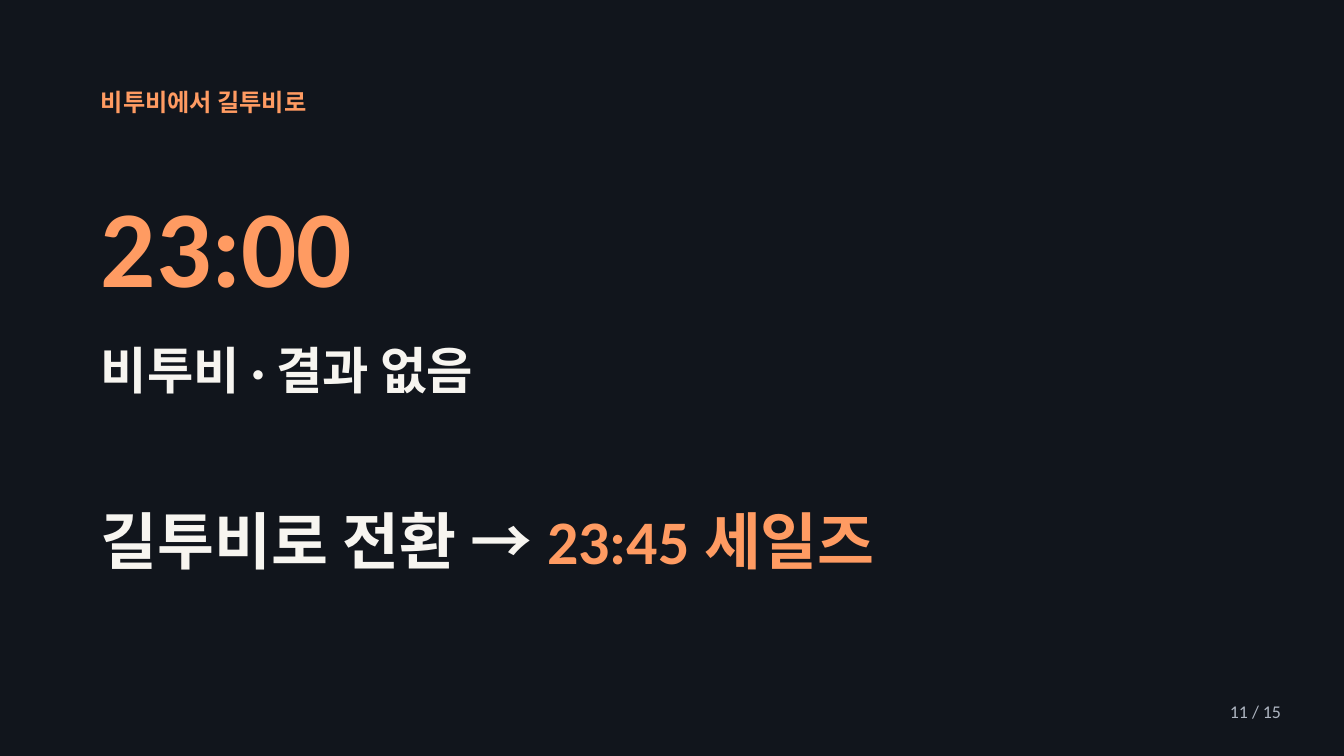
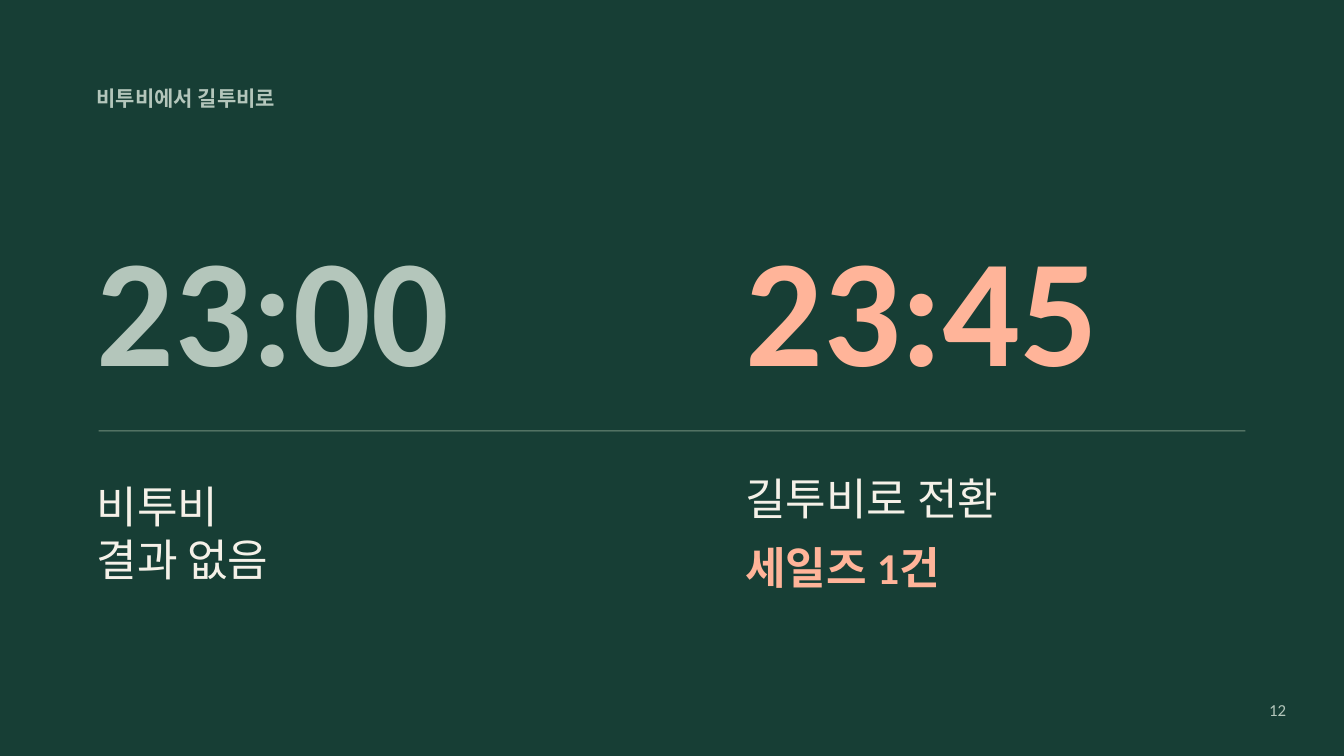
Before and after one commit to jaeyoung5178-bot/Presence, a slide deck: slide 12 of education/mentality/nozero400/NoZero-400Days.pptx (slide 11 before the commit). Drawn at 1344x756 pixels with LibreOffice and Linux fonts; fonts in the diff are those of the drawing. Boxes give left, top, right and bottom in pixels: in the first picture for what was removed or moved away, otherwise in the second. Text is boxed around its words. In the diff, an @@ line names an element or a change of style, - is before the commit and + after.

```diff
--- a/education/mentality/nozero400/NoZero-400Days.pptx
+++ b/education/mentality/nozero400/NoZero-400Days.pptx
@@ background #11151C to #173E35 @@
@@ text "비투비에서 길투비로" at [97,88,275,108]: size 17.2 to 15 pt, text colour #FF9B62 to #B4C6BB @@
@@ text "23:00": place and size @@
-text "23:00" at [101,215,352,288]
+text "23:00" at [97,265,449,367]
@@ text "23:00" at [97,265,449,367]: size 78 to 109.5 pt, text colour #FF9B62 to #B4C6BB @@
@@ text added at [745,265,1097,367], 109.5 pt, text #FFB499, bold @@
+23:45
@@ rectangle added at [99,431,1246,432], fill #738F7C @@
@@ text at [745,478,998,519]: text changed; size 44.2 to 31.5 pt; text colour #FF9B62 to #F5F1E8; bold off @@
-길투비로 전환 → 23:45 세일즈
+길투비로 전환
@@ text at [97,486,268,580]: text changed; size 36 to 31.5 pt; text colour #F7F5F0 to #F5F1E8; bold off @@
-비투비 · 결과 없음
+비투비
+결과 없음
@@ text added at [745,547,940,588], 31.5 pt, text #FFB499, bold @@
+세일즈 1건
@@ text removed at [1230,706,1281,718] @@
-11 / 15
@@ text added at [1269,705,1286,716], 12 pt, text #B4C6BB @@
+12
```
Also in this commit, not shown: 14 other slides changed, 1 slide added, 18 other files.
